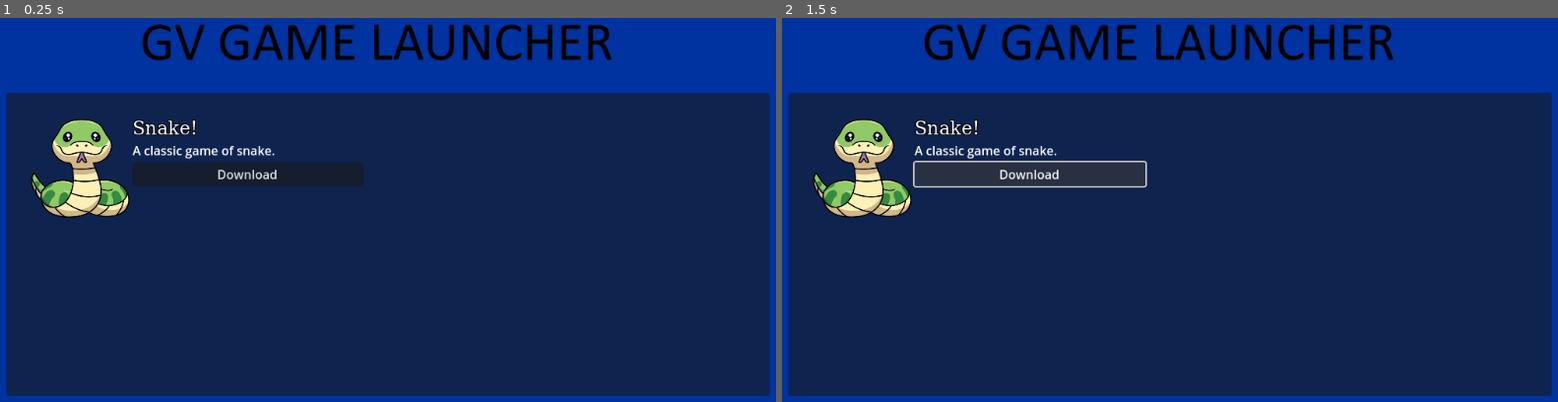
Above: before the commit, frames 1-2 (left to right).
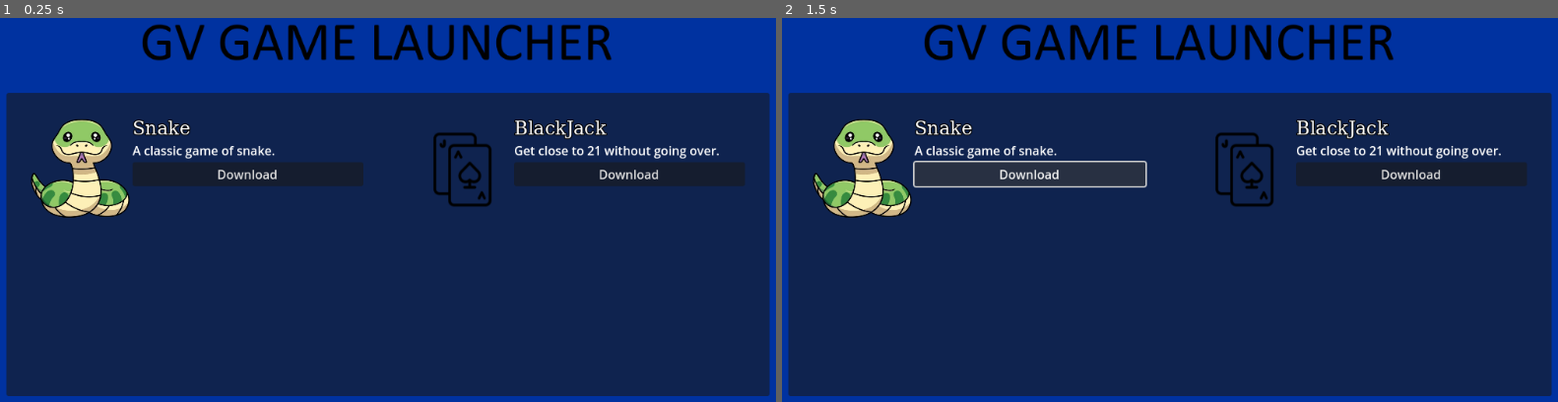
Above: after the commit, the same moments.

Repository: Sanccarm/game-launcher
Game: Godot game, scene res://launcher.tscn
The game is run twice, just before and just after one commit, with the same random seed, the same clock (stepped at 60 frames per second) and the same inputs.
Inputs:
- Up to frame 1 (0.25 s): no input
- Up to frame 2 (1.5 s): click "Download" at 0.5 s

The runs differ from the first frame. In frame 1, 3.0% of the frame differs, in the area x 24-96%, y 26-50%; in frame 2, 3.0%.

Commit message:
added download file, along with the script within to download snake game.

Diff:
--- a/launcher.tscn
+++ b/launcher.tscn
@@ -1,7 +1,10 @@
-[gd_scene load_steps=5 format=3 uid="uid://cs02mq6r3y8db"]
+[gd_scene load_steps=10 format=3 uid="uid://cs02mq6r3y8db"]
 
 [ext_resource type="Texture2D" uid="uid://2fit8au56npn" path="res://images/Logo_placehldr.png" id="1_5mprr"]
 [ext_resource type="Texture2D" uid="uid://5l7xw6k31qhr" path="res://images/snake (2).png" id="2_3ckbv"]
+[ext_resource type="Script" path="res://Downloads/downloadsnake.gd" id="3_6ckv5"]
+[ext_resource type="Texture2D" uid="uid://6lci2ffvpdtm" path="res://images/BlackJack.png" id="4_u1ylu"]
+[ext_resource type="Script" path="res://Downloads/downloadblackjack.gd" id="5_8bvs2"]
 
 [sub_resource type="FontFile" id="FontFile_tgi30"]
 cache/0/24/0/ascent = 0.0
@@ -21,6 +24,28 @@
 
 [sub_resource type="LabelSettings" id="LabelSettings_b2e4h"]
 font = SubResource("FontFile_tgi30")
+font_size = 24
+outline_size = 5
+outline_color = Color(0, 0, 0, 1)
+
+[sub_resource type="FontFile" id="FontFile_5rfp6"]
+cache/0/24/0/ascent = 0.0
+cache/0/24/0/descent = 0.0
+cache/0/24/0/underline_position = 0.0
+cache/0/24/0/underline_thickness = 0.0
+cache/0/24/0/scale = 1.0
+cache/0/24/0/kerning_overrides/24/0 = Vector2(0, 0)
+cache/0/24/0/kerning_overrides/16/0 = Vector2(0, 0)
+cache/0/16/0/ascent = 0.0
+cache/0/16/0/descent = 0.0
+cache/0/16/0/underline_position = 0.0
+cache/0/16/0/underline_thickness = 0.0
+cache/0/16/0/scale = 1.0
+cache/0/16/0/kerning_overrides/24/0 = Vector2(0, 0)
+cache/0/16/0/kerning_overrides/16/0 = Vector2(0, 0)
+
+[sub_resource type="LabelSettings" id="LabelSettings_jg5w8"]
+font = SubResource("FontFile_5rfp6")
 font_size = 24
 outline_size = 5
 outline_color = Color(0, 0, 0, 1)
@@ -89,7 +114,7 @@
 
 [node name="Label" type="Label" parent="ColorRect/MarginContainer/VBoxContainer/Content/MarginContainer/HBoxContainer/VBoxContainer"]
 layout_mode = 2
-text = "Snake!"
+text = "Snake"
 label_settings = SubResource("LabelSettings_b2e4h")
 
 [node name="RichTextLabel" type="RichTextLabel" parent="ColorRect/MarginContainer/VBoxContainer/Content/MarginContainer/HBoxContainer/VBoxContainer"]
@@ -101,3 +126,41 @@
 [node name="Button" type="Button" parent="ColorRect/MarginContainer/VBoxContainer/Content/MarginContainer/HBoxContainer/VBoxContainer"]
 layout_mode = 2
 text = "Download"
+script = ExtResource("3_6ckv5")
+
+[node name="MarginContainer2" type="MarginContainer" parent="ColorRect/MarginContainer/VBoxContainer/Content"]
+layout_mode = 0
+offset_left = 496.0
+offset_top = 2.0
+offset_right = 992.0
+offset_bottom = 197.0
+theme_override_constants/margin_left = 32
+theme_override_constants/margin_top = 32
+theme_override_constants/margin_right = 32
+theme_override_constants/margin_bottom = 32
+
+[node name="HBoxContainer" type="HBoxContainer" parent="ColorRect/MarginContainer/VBoxContainer/Content/MarginContainer2"]
+layout_mode = 2
+
+[node name="TextureRect" type="TextureRect" parent="ColorRect/MarginContainer/VBoxContainer/Content/MarginContainer2/HBoxContainer"]
+layout_mode = 2
+texture = ExtResource("4_u1ylu")
+
+[node name="VBoxContainer" type="VBoxContainer" parent="ColorRect/MarginContainer/VBoxContainer/Content/MarginContainer2/HBoxContainer"]
+layout_mode = 2
+size_flags_horizontal = 3
+
+[node name="Label" type="Label" parent="ColorRect/MarginContainer/VBoxContainer/Content/MarginContainer2/HBoxContainer/VBoxContainer"]
+layout_mode = 2
+text = "BlackJack"
+label_settings = SubResource("LabelSettings_jg5w8")
+
+[node name="RichTextLabel" type="RichTextLabel" parent="ColorRect/MarginContainer/VBoxContainer/Content/MarginContainer2/HBoxContainer/VBoxContainer"]
+layout_mode = 2
+text = "Get close to 21 without going over."
+fit_content = true
+
+[node name="Button" type="Button" parent="ColorRect/MarginContainer/VBoxContainer/Content/MarginContainer2/HBoxContainer/VBoxContainer"]
+layout_mode = 2
+text = "Download"
+script = ExtResource("5_8bvs2")
